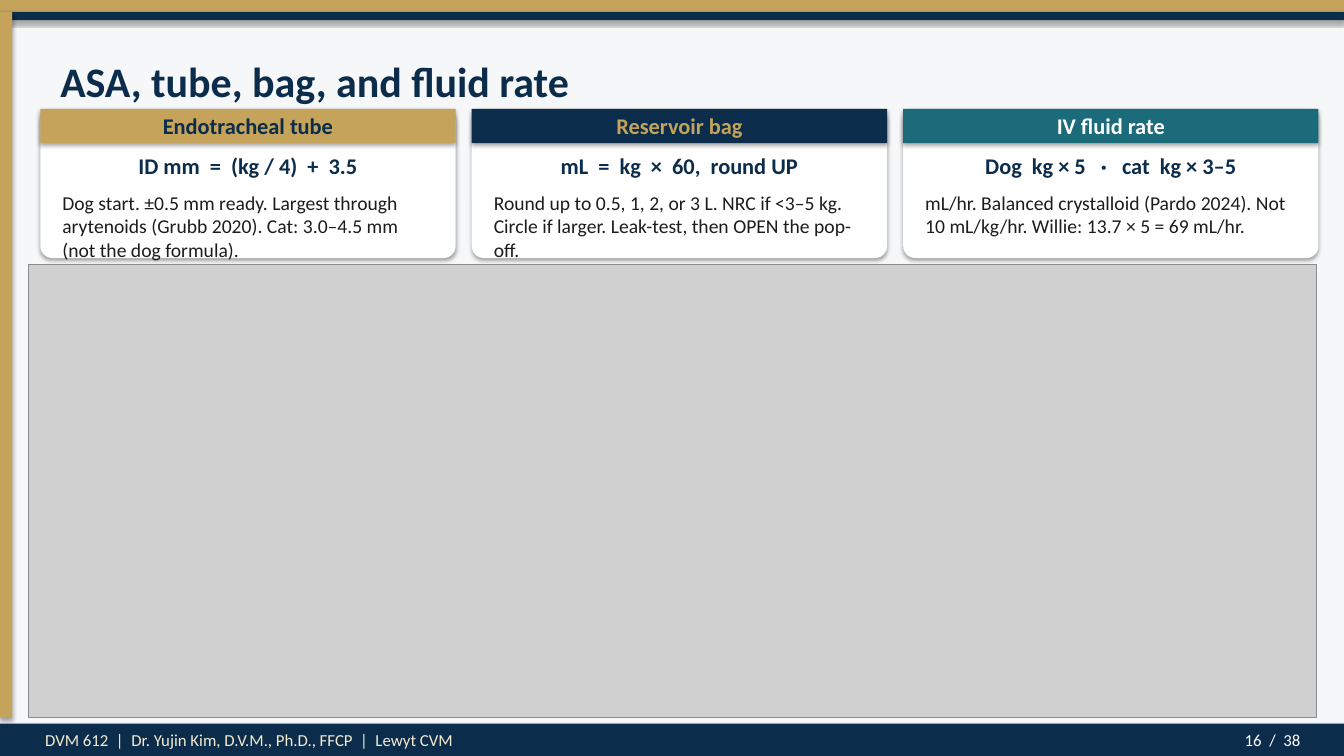
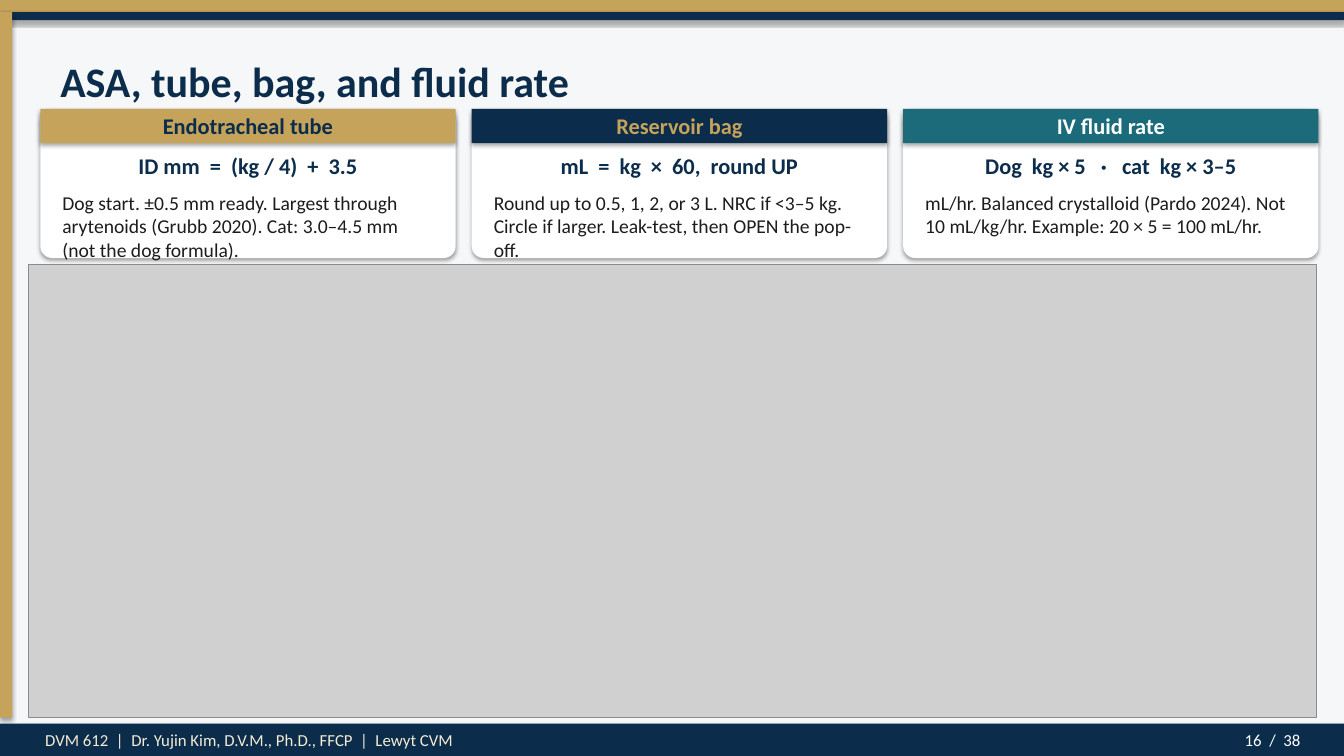
Before and after one commit to drkimvet/happycare, a slide deck: slide 16 of lectures/DVM-612_Week4_Preop_PatientPrep_Postop.pptx. Drawn at 1344x756 pixels with LibreOffice and Linux fonts; fonts in the diff are those of the drawing; grey boxes stand for pictures. Boxes give left, top, right and bottom in pixels: in the first picture for what was removed or moved away, otherwise in the second. Text is boxed around its words. In the diff, an @@ line names an element or a change of style, - is before the commit and + after.

```diff
--- a/lectures/DVM-612_Week4_Preop_PatientPrep_Postop.pptx
+++ b/lectures/DVM-612_Week4_Preop_PatientPrep_Postop.pptx
@@ text at <box>925,196,1286,237</box>: text changed @@
-mL/hr. Balanced crystalloid (Pardo 2024). Not 10 mL/kg/hr. Willie: 13.7 × 5 = 69 mL/hr.
+mL/hr. Balanced crystalloid (Pardo 2024). Not 10 mL/kg/hr. Example: 20 × 5 = 100 mL/hr.
```
Also in this commit, not shown: 7 other slides changed, 6 other files.
